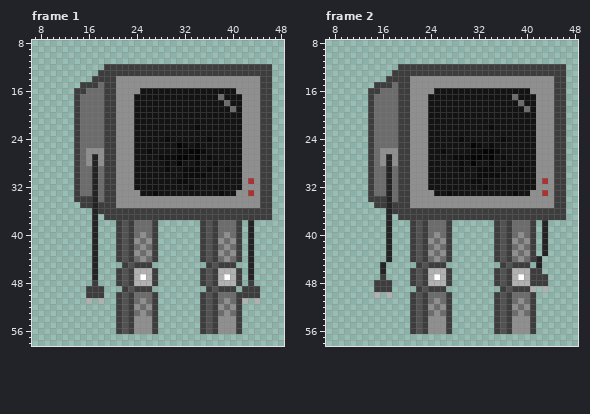
Two states of a pixel-art file, Sprites/_PLAYER/.ase files/bot_walk.aseprite. That is the earlier state.
64x64 pixels, 13 frames. Colours within 5 levels of each other are drawn and written as one. Shown: frame 1: x 7..48, y 8..58; frame 2: x 7..48, y 8..58. The commit also changed other frames, which this record leaves out.
After:
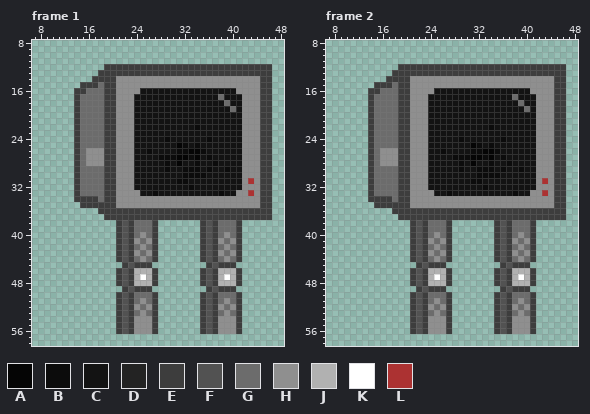
Palette (. is transparent): A #050505  B #0c0c0c  C #131313  D #232323  E #3d3d3d  F #525252  G #6c6c6c  H #8f8f8f  J #b1b1b1  K #ffffff  L #ac3232
Edits made:
layer "Arm2" now hidden
layer "Arm" now hidden
Frame 1:
The author changed colour D to colour E in rows 34 to 35 at x 17.
The author changed colour D to colour G in rows 29 to 33 at x 17.
The author changed colour D to colour H in rows 27 to 28 at x 17.
The author cleared colour D in rows 36 to 37 at x 17; in rows 38 to 47 at x 17 and 43.
The author cleared colour E in row 48 at x 17 and 43; in rows 49 to 50 at x 16 to 18 and 42 to 44.
The author cleared colour J in row 51 at x 16, 18, 42 and 44.
Frame 2:
The author changed colour D to colour E in rows 34 to 35 at x 17.
The author changed colour D to colour G in rows 29 to 33 at x 17.
The author changed colour D to colour H in rows 27 to 28 at x 17.
The author cleared colour D in rows 36 to 37 at x 17; in rows 38 to 43 at x 17 and 43; in row 44 at x 17 and 42; in row 45 at x 16 and 42; in row 46 at x 16.
The author cleared colour E in row 46 at x 42; in row 47 at x 16 and 42 to 43; in row 48 at x 15 to 17 and 42 to 43; in row 49 at x 15 to 17.
The author cleared colour J in row 49 at x 41 and 43; in row 50 at x 15 and 17.
Pixel boxes of the changes (left, top, right, bottom) in both pictures:
changed: (86, 154, 104, 304)
erased: (242, 220, 260, 304)
changed: (374, 154, 392, 298)
erased: (530, 220, 548, 292)
